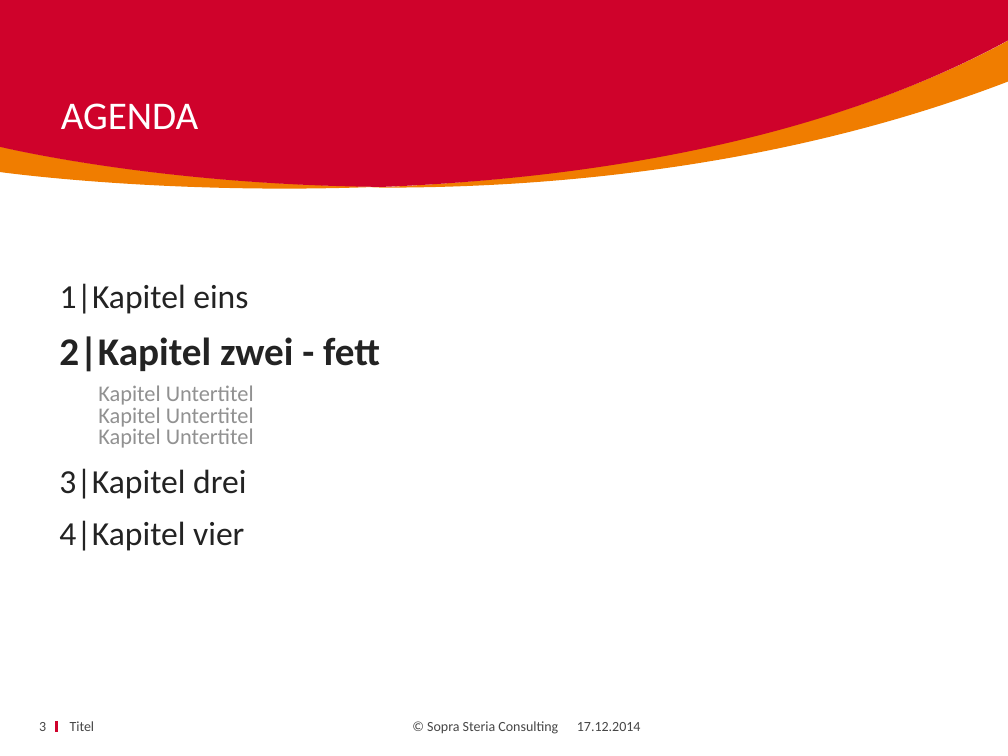
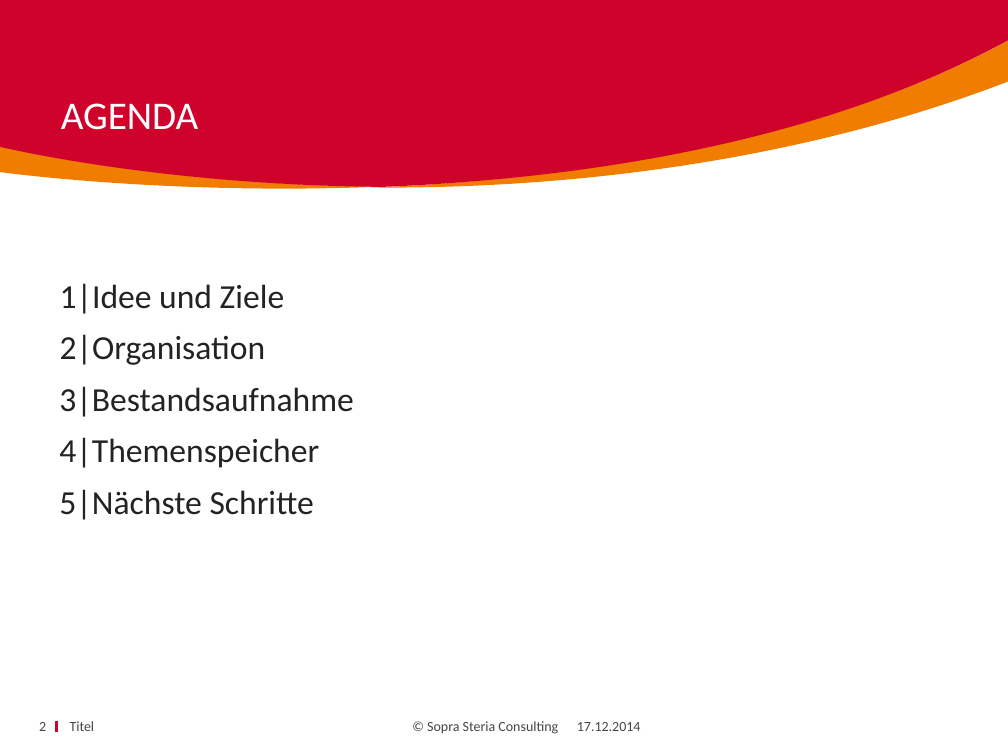
Before and after one commit to amueller0011stad/techupdate, a slide deck: slide 2 of TechUpdate_Status.pptx (slide 3 before the commit). Drawn at 1008x756 pixels with LibreOffice and Linux fonts; fonts in the diff are those of the drawing; background and template pictures are left out. Boxes give left, top, right and bottom in pixels: in the first picture for what was removed or moved away, otherwise in the second. Text is boxed around its words. In the diff, an @@ line names an element or a change of style, - is before the commit and + after.

```diff
--- a/TechUpdate_Status.pptx
+++ b/TechUpdate_Status.pptx
@@ text at box(59, 283, 353, 520): text changed; size 16 to 24 pt @@
-1|Kapitel eins
-  2|Kapitel zwei - fett
-  Kapitel Untertitel
-  Kapitel Untertitel
-  Kapitel Untertitel
-3|Kapitel drei
-4|Kapitel vier
+1|Idee und Ziele
+2|Organisation
+3|Bestandsaufnahme
+4|Themenspeicher
+5|Nächste Schritte
@@ page number at box(39, 722, 46, 731): text changed @@
-3
+2
```
Also in this commit, not shown: 6 other slides changed, 6 slides added, 12 slides removed.
